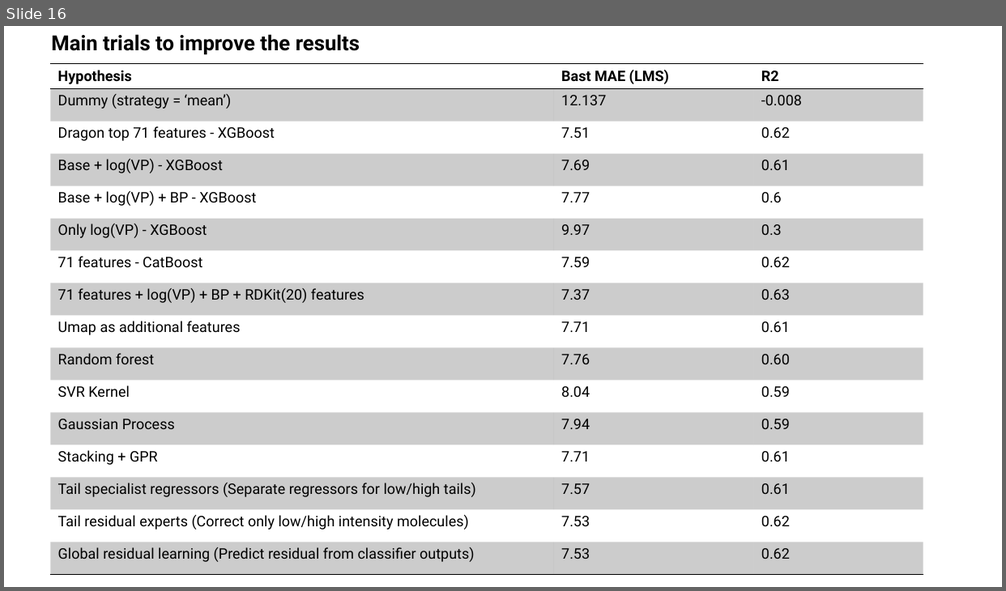
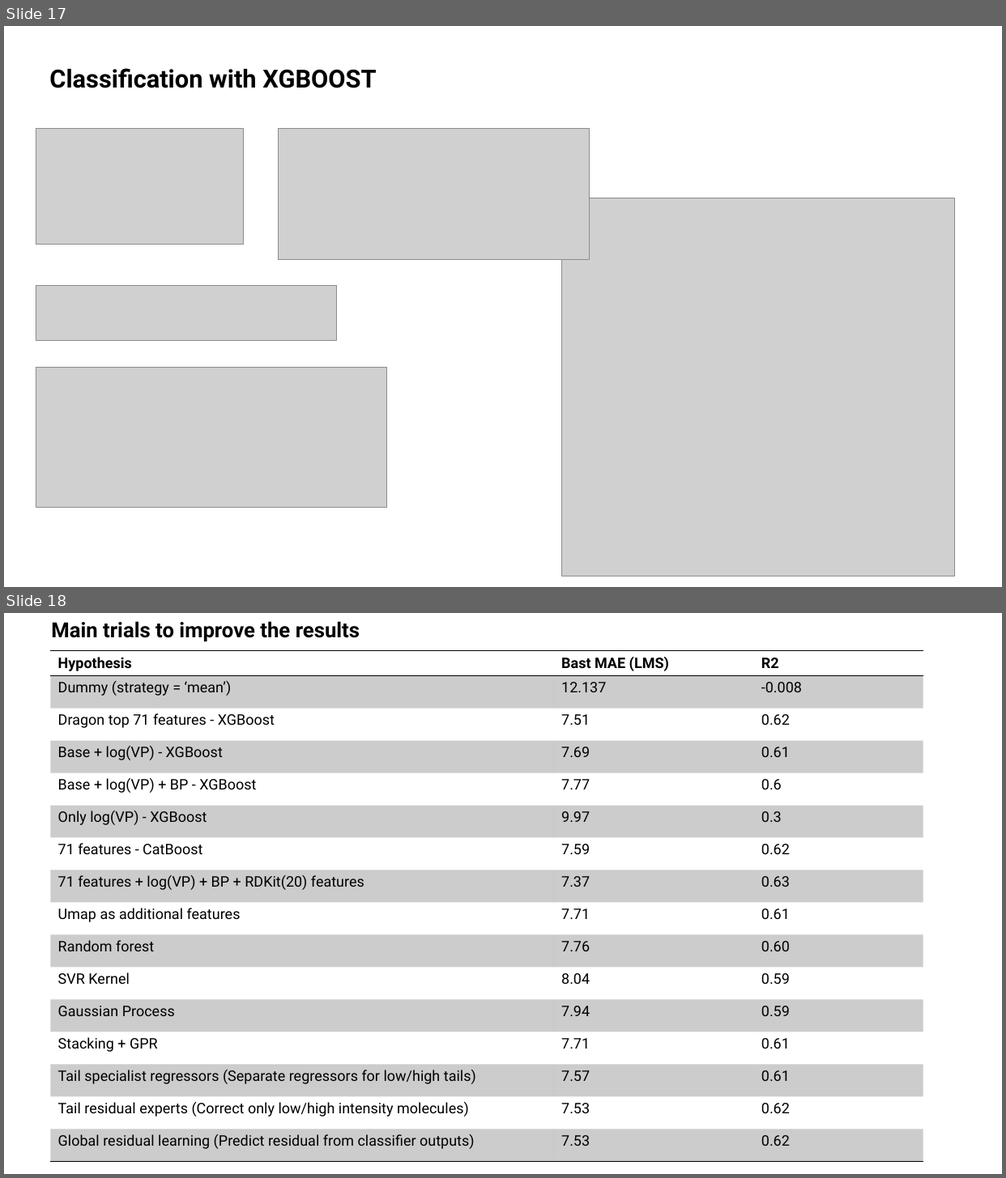
Before and after one commit to kiriyevskykiril/ai-program-2026, a slide deck: project_1/precentation/Smell intensity presentation.pptx. Shown one above the other, each under a label of ours: slide 16 before the commit, slides 17 and 18 after it. The pictures are 1006x591 and 1006x1178 pixels, drawn with LibreOffice and Linux fonts; fonts in the diff are those of the drawing; grey boxes stand for pictures. Boxes give left, top, right and bottom in pixels: in the first picture for what was removed or moved away, otherwise in the second. Text is boxed around its words. In the diff, an @@ line names an element or a change of style, - is before the commit and + after.

```diff
--- a/project_1/precentation/Smell intensity presentation.pptx
+++ b/project_1/precentation/Smell intensity presentation.pptx
@@ slide 17 added at (4, 26, 1002, 587), background #FFFFFF @@
@@ text added at (49, 68, 376, 88), 24 pt, text #000000, bold @@
+Classification with XGBOOST
@@ picture added at (36, 129, 243, 245) @@
@@ picture added at (278, 129, 590, 259) @@
@@ picture added at (562, 199, 955, 576) @@
@@ picture added at (36, 286, 336, 341) @@
@@ picture added at (36, 367, 386, 508) @@
@@ what was slide 16 is now slide 18 @@
```
Also in this commit, not shown: 8 slides changed, 2 other slides added, 8 other files.
